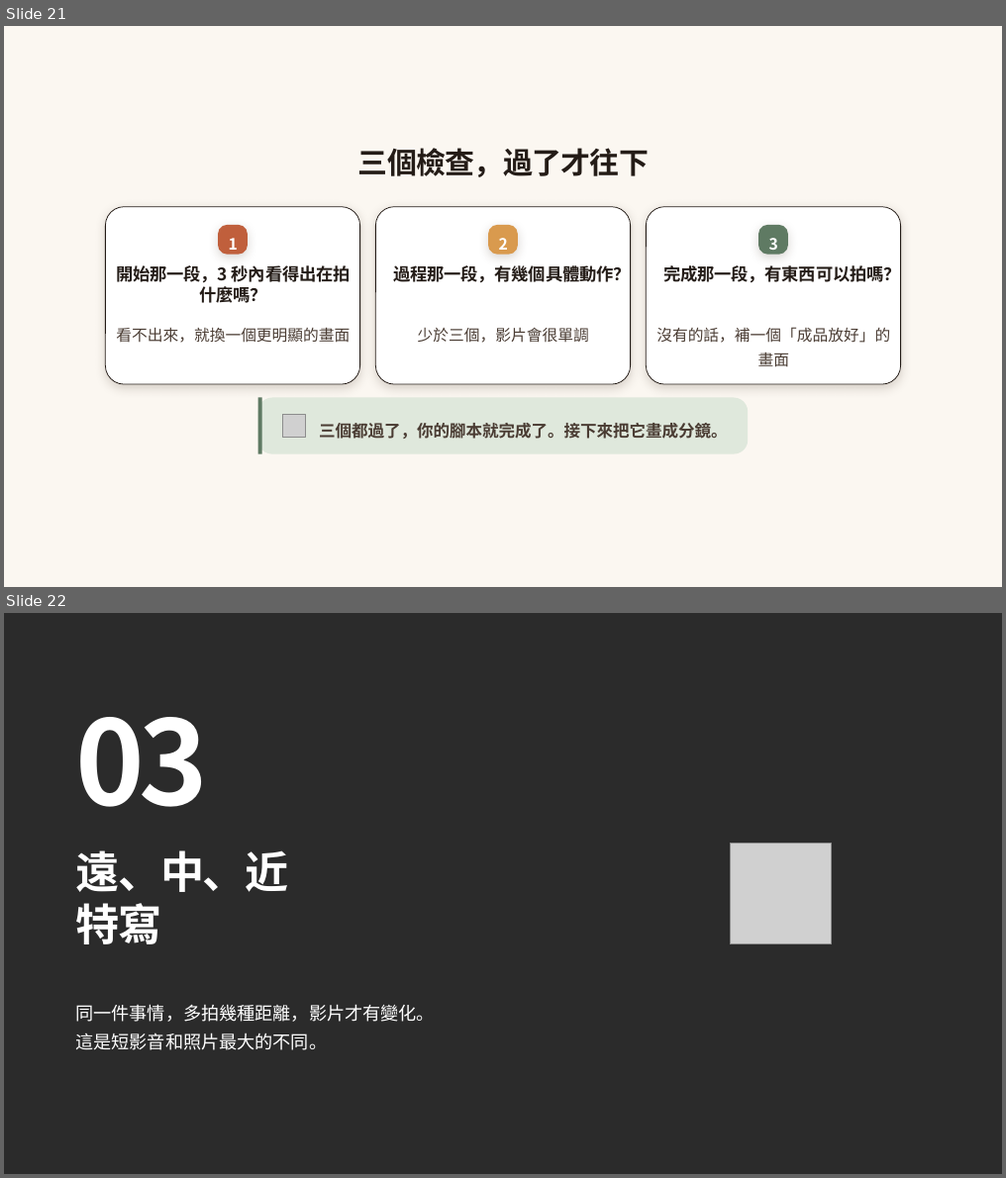
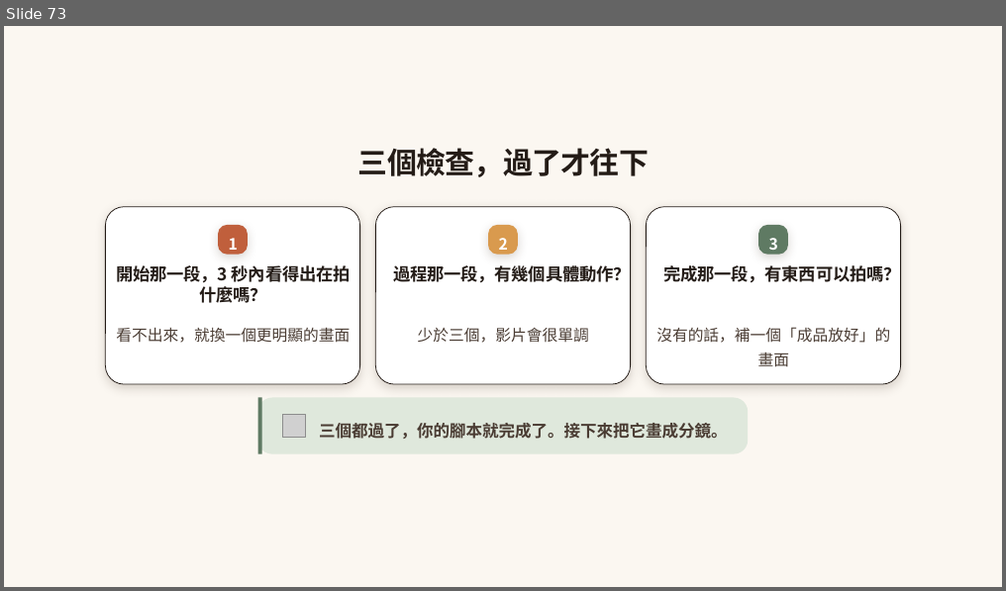
Before and after one commit to ja9705110/gogoeveryday, a slide deck: photo-course-2/手機拍攝商品與影像編修基礎2_商品短影音.pptx. Shown one above the other, each under a label of ours: slides 21 and 22 before the commit, slide 73 after it. The pictures are 1006x1178 and 1006x591 pixels, drawn with LibreOffice and Linux fonts; fonts in the diff are those of the drawing; grey boxes stand for pictures; background and template pictures are left out; a plain dark background stands for a picture behind light text. Boxes give left, top, right and bottom in pixels: in the first picture for what was removed or moved away, otherwise in the second. Text is boxed around its words. In the diff, an @@ line names an element or a change of style, - is before the commit and + after.

```diff
--- a/photo-course-2/手機拍攝商品與影像編修基礎2_商品短影音.pptx
+++ b/photo-course-2/手機拍攝商品與影像編修基礎2_商品短影音.pptx
@@ slide 22 removed at bbox=[4, 613, 1002, 1174], background picture (left out) @@
@@ text removed at bbox=[75, 717, 207, 807] @@
-03
@@ picture removed at bbox=[731, 843, 832, 944] @@
@@ text removed at bbox=[75, 851, 288, 945] @@
-遠、中、近
-特寫
@@ text removed at bbox=[75, 1004, 435, 1051] @@
-同一件事情，多拍幾種距離，影片才有變化。
-這是短影音和照片最大的不同。
@@ what was slide 21 is now slide 73 @@
```
Also in this commit, not shown: 14 slides changed, 7 slides added, 10 other slides removed, 8 other files.
